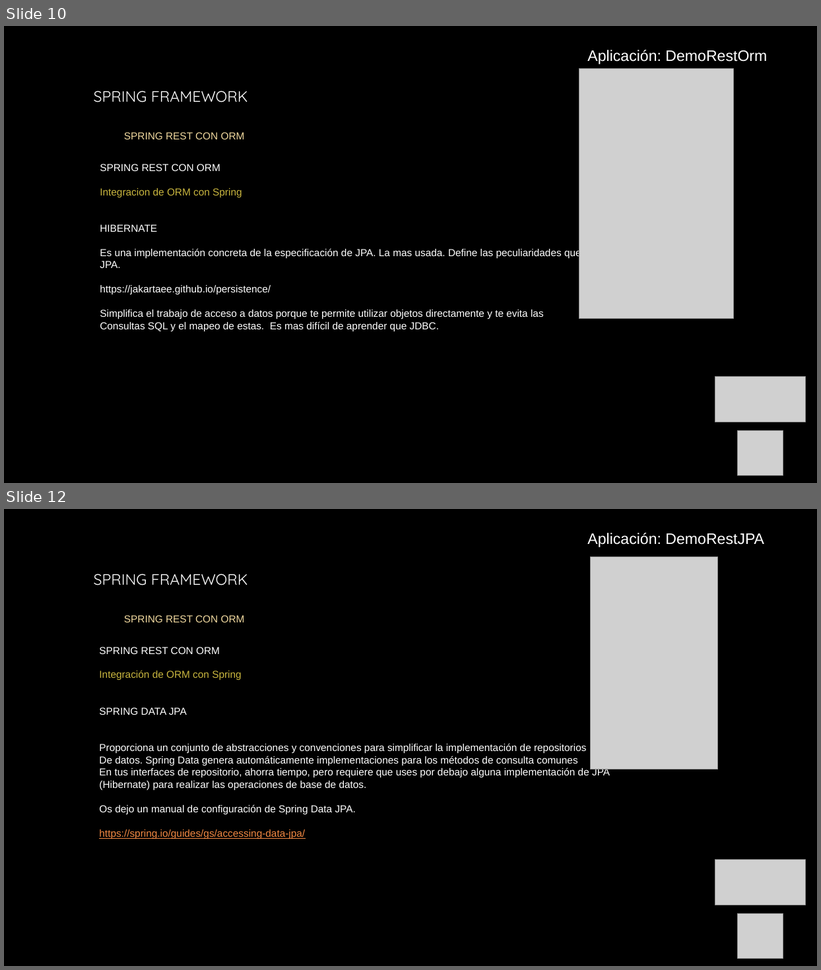
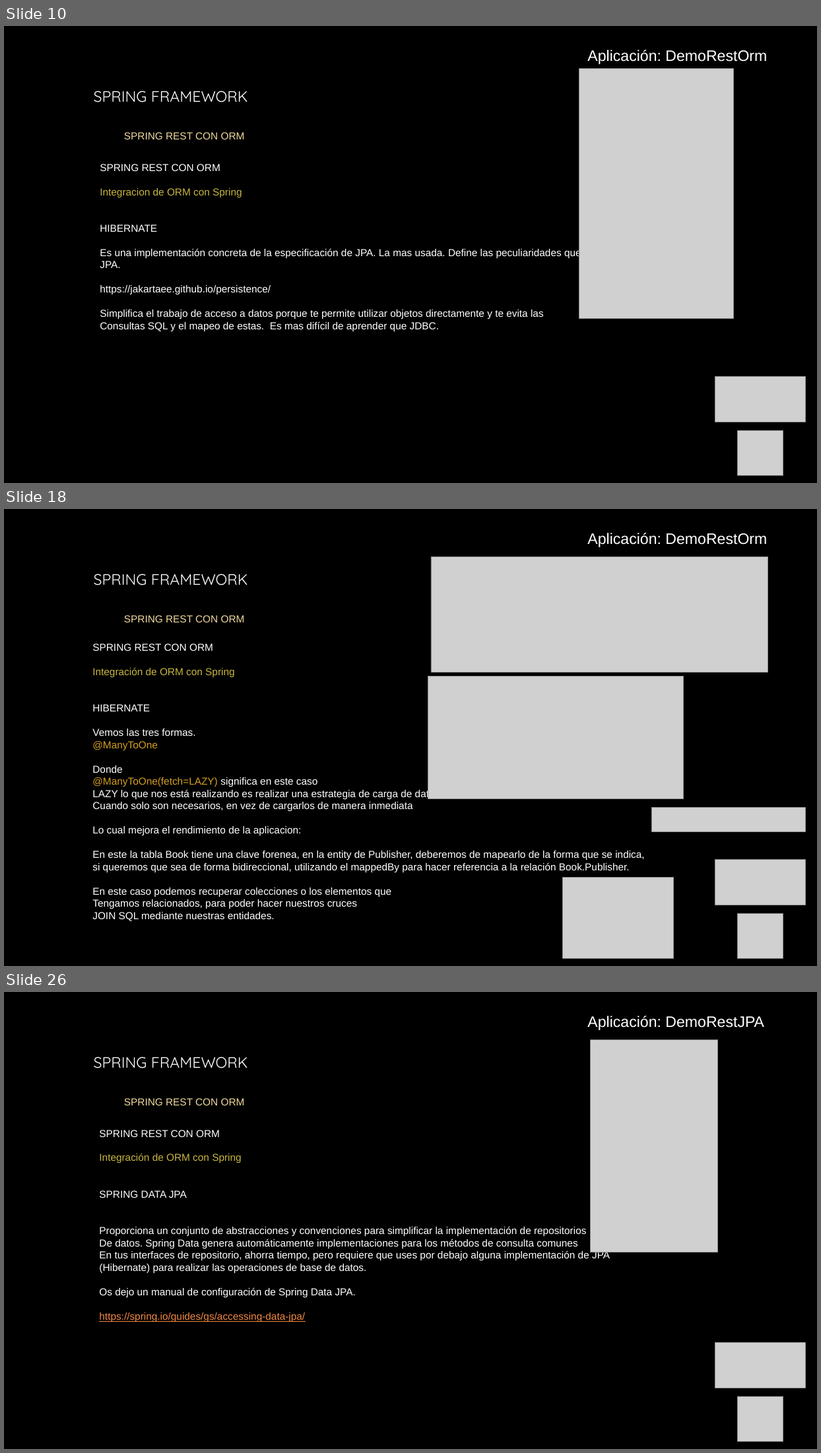
Before and after one commit to AntonioPardoRuiz/cursoSpring, a slide deck: Unidad 13- Spring Rest con ORM.pptx. Shown one above the other, each under a label of ours: slides 10 and 12 before the commit, slides 10, 18 and 26 after it; the slides between them are not shown. The pictures are 821x970 and 821x1453 pixels, drawn with LibreOffice and Linux fonts; fonts in the diff are those of the drawing; grey boxes stand for pictures; background and template pictures are left out. Boxes give left, top, right and bottom in pixels: in the first picture for what was removed or moved away, otherwise in the second. Text is boxed around its words. In the diff, an @@ line names an element or a change of style, - is before the commit and + after.

Commit message:
Añadimos nueva funcionalidad de Hibernate

```diff
--- a/Unidad 13- Spring Rest con ORM.pptx
+++ b/Unidad 13- Spring Rest con ORM.pptx
@@ slide 18 added at box(4, 509, 817, 966), background picture (left out) @@
@@ text added at box(587, 533, 767, 547), 18 pt, text #FFFFFF @@
+  Aplicación: DemoRestOrm
@@ picture added at box(431, 557, 768, 673) @@
@@ text added at box(94, 574, 248, 623), 12 pt, text #F1D99F @@
+SPRING FRAMEWORK
+  SPRING REST CON ORM
@@ text added at box(92, 644, 644, 921), 12 pt, text #FFFFFF @@
+  SPRING REST CON ORM
+  Integración de ORM con Spring
+  HIBERNATE
+  Vemos las tres formas.
+  @ManyToOne
+  Donde
+  @ManyToOne(fetch=LAZY) significa en este caso
+  LAZY lo que nos está realizando es realizar una estrategia de carga de datos
+  Cuando solo son necesarios, en vez de cargarlos de manera inmediata
+  Lo cual mejora el rendimiento de la aplicacion:
+  En este la tabla Book tiene una clave forenea, en la entity de Publisher, deberemos de mapearlo de la forma que se indica, si queremos que sea de forma bidireccional, utilizando el mappedBy para hacer referencia a la relación Book.Publisher.
+  En este caso podemos recuperar colecciones o los elementos que
+  Tengamos relacionados, para poder hacer nuestros cruces
+  JOIN SQL mediante nuestras entidades.
@@ picture added at box(428, 677, 684, 799) @@
@@ picture added at box(652, 807, 806, 832) @@
@@ picture added at box(715, 860, 805, 906) @@
@@ picture added at box(563, 877, 674, 958) @@
@@ picture added at box(738, 914, 783, 959) @@
@@ what was slide 12 is now slide 26 @@
```
Also in this commit, not shown: 3 slides changed, 15 other slides added, 17 other files.
